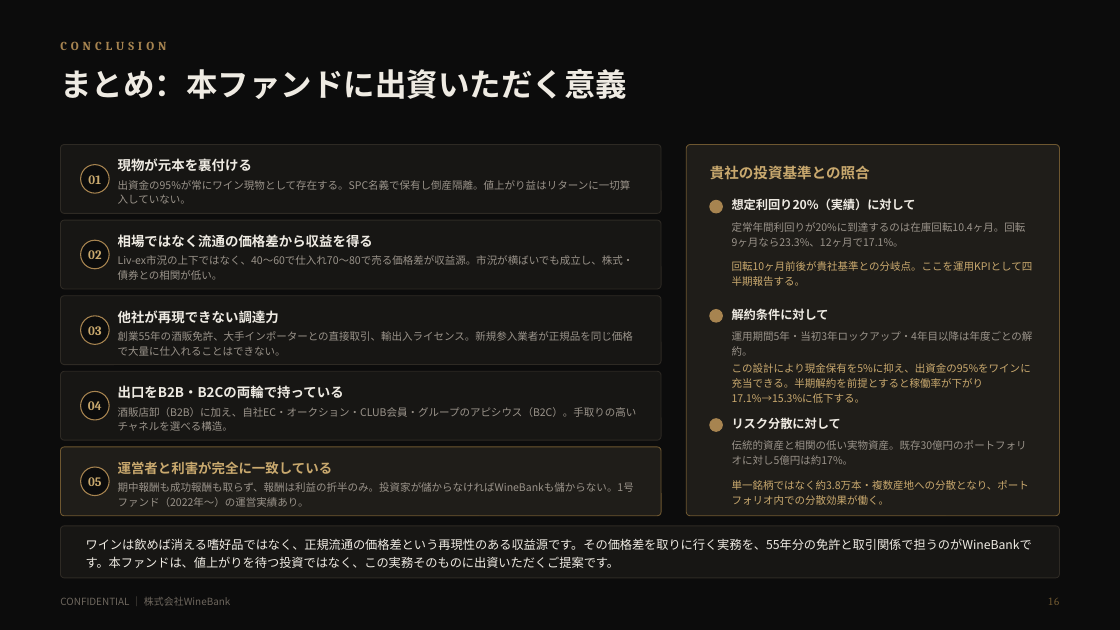
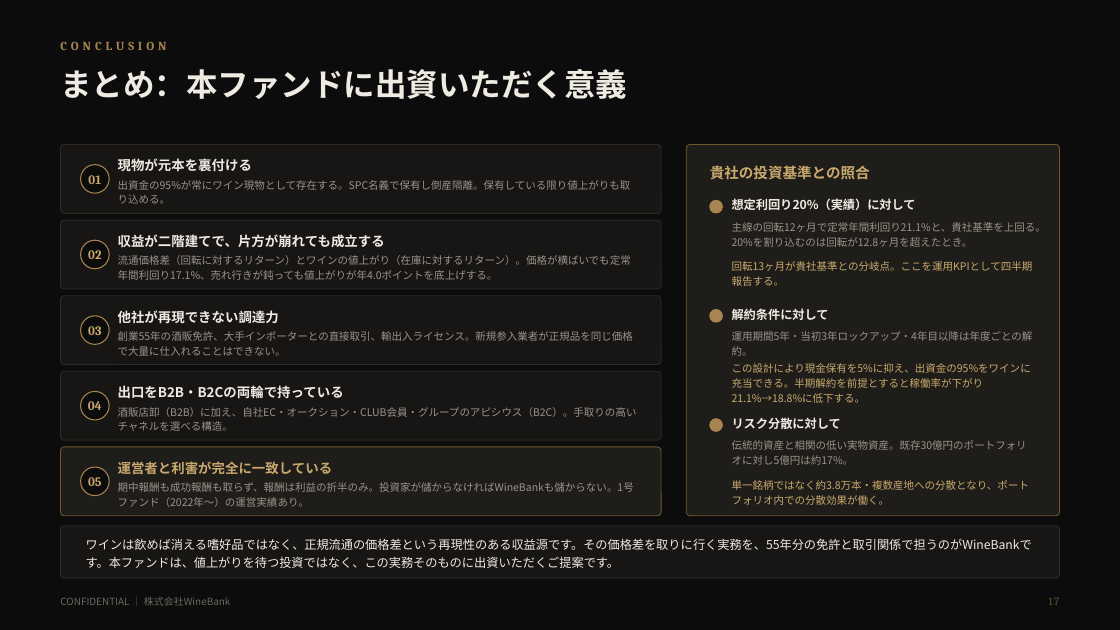
Before and after one commit to nakano-winebank/wine-auction, a slide deck: slide 18 of docs/wine-fund/WineBank_ワインファンドSPC組成提案_5億_20260811.pptx (slide 17 before the commit). Drawn at 1120x630 pixels with LibreOffice and Linux fonts; fonts in the diff are those of the drawing. Boxes give left, top, right and bottom in pixels: in the first picture for what was removed or moved away, otherwise in the second. Text is boxed around its words. In the diff, an @@ line names an element or a change of style, - is before the commit and + after.

```diff
--- a/docs/wine-fund/WineBank_ワインファンドSPC組成提案_5億_20260811.pptx
+++ b/docs/wine-fund/WineBank_ワインファンドSPC組成提案_5億_20260811.pptx
@@ text at bbox=[118, 180, 631, 204]: text changed @@
-出資金の95%が常にワイン現物として存在する。SPC名義で保有し倒産隔離。値上がり益はリターンに一切算入していない。
+出資金の95%が常にワイン現物として存在する。SPC名義で保有し倒産隔離。保有している限り値上がりも取り込める。
@@ text at bbox=[118, 234, 385, 248]: text changed @@
-相場ではなく流通の価格差から収益を得る
+収益が二階建てで、片方が崩れても成立する
@@ text at bbox=[732, 222, 1046, 247]: text changed @@
-定常年間利回りが20%に到達するのは在庫回転10.4ヶ月。回転9ヶ月なら23.3%、12ヶ月で17.1%。
+主線の回転12ヶ月で定常年間利回り21.1%と、貴社基準を上回る。20%を割り込むのは回転が12.8ヶ月を超えたとき。
@@ text at bbox=[118, 255, 631, 280]: text changed @@
-Liv-ex市況の上下ではなく、40〜60で仕入れ70〜80で売る価格差が収益源。市況が横ばいでも成立し、株式・債券との相関が低い。
+流通価格差（回転に対するリターン）とワインの値上がり（在庫に対するリターン）。価格が横ばいでも定常年間利回り17.1%、売れ行きが鈍っても値上がりが年4.0ポイントを底上げする。
@@ text at bbox=[732, 261, 1033, 286]: text changed @@
-回転10ヶ月前後が貴社基準との分岐点。ここを運用KPIとして四半期報告する。
+回転13ヶ月が貴社基準との分岐点。ここを運用KPIとして四半期報告する。
@@ text at bbox=[732, 363, 1031, 403]: text changed @@
-この設計により現金保有を5%に抑え、出資金の95%をワインに充当できる。半期解約を前提とすると稼働率が下がり17.1%→15.3%に低下する。
+この設計により現金保有を5%に抑え、出資金の95%をワインに充当できる。半期解約を前提とすると稼働率が下がり21.1%→18.8%に低下する。
@@ text at bbox=[1049, 598, 1060, 605]: text changed @@
-16
+17
```
Also in this commit, not shown: 14 other slides changed, 1 slide added, 4 other files.
